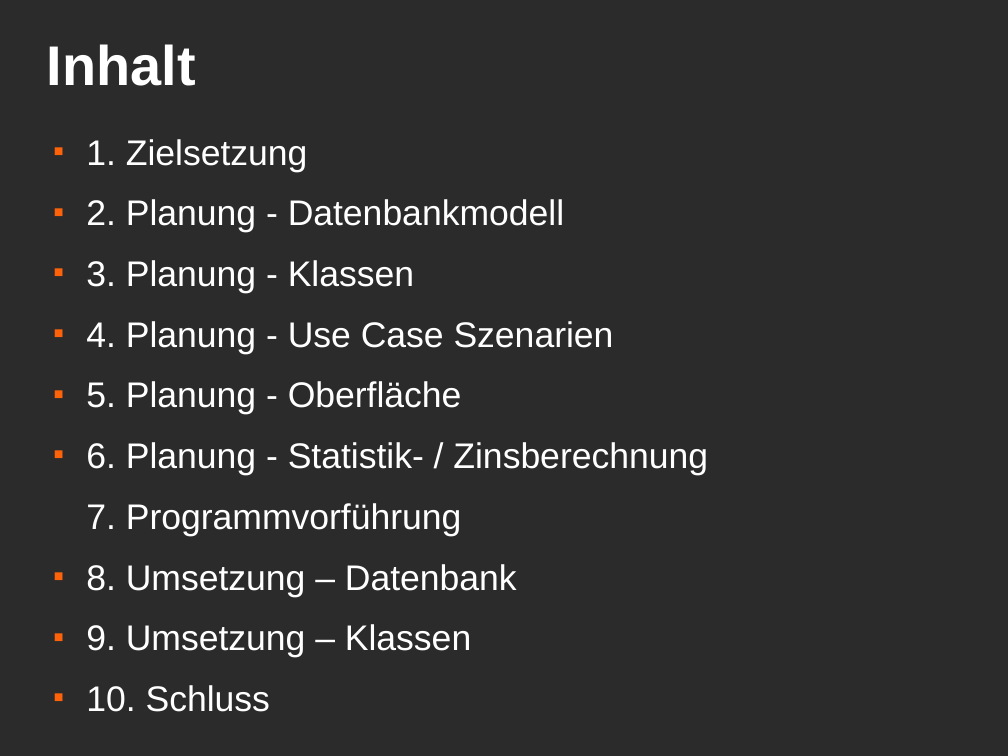
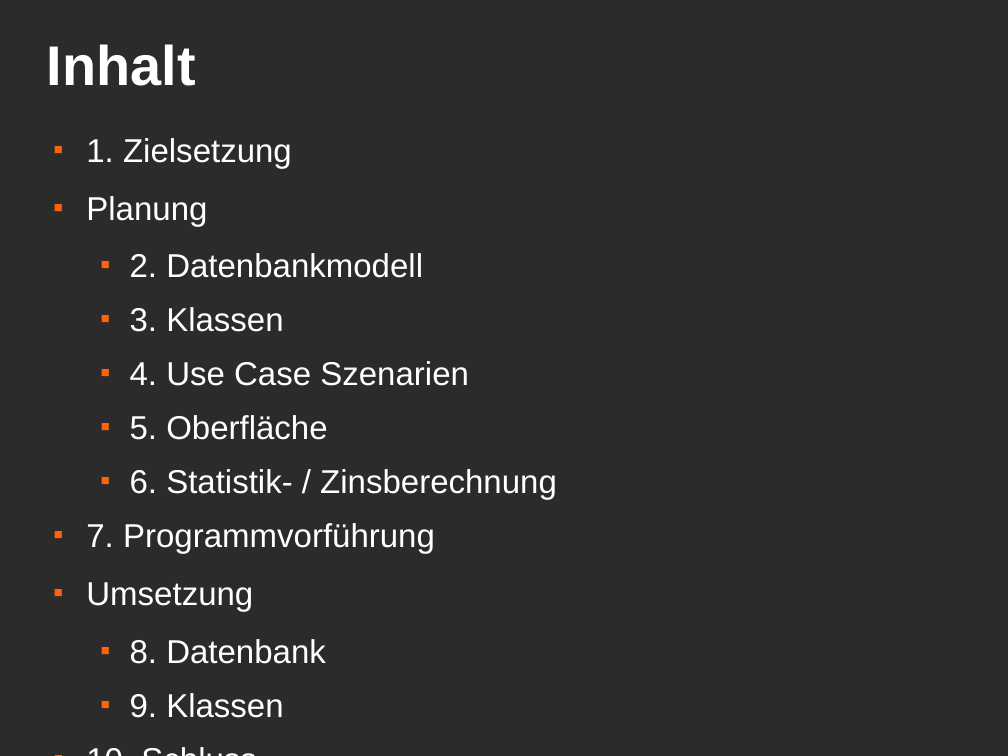
Before and after one commit to MacMuffin/Geldverleih, a slide deck: slide 2 of Geldverleih/geldverleih_präsi.odp. Drawn at 1008x756 pixels with LibreOffice and Linux fonts; fonts in the diff are those of the drawing; background and template pictures are left out; a plain dark background stands for a picture behind light text. Boxes give left, top, right and bottom in pixels: in the first picture for what was removed or moved away, otherwise in the second. Text is boxed around its words. In the diff, an @@ line names an element or a change of style, - is before the commit and + after.

Commit message:
[Improved] Präsentation: Inhalt schöner gemacht + UseCase gesplittet

```diff
--- a/Geldverleih/geldverleih_präsi.odp
+++ b/Geldverleih/geldverleih_präsi.odp
@@ text at [86, 138, 435, 554]: size 28 to 26 pt in "1. Zielsetzung", "7. Programmvorführung", "10. Schluss"; bullet none to ■ @@
@@ text at [86, 196, 557, 500]: text changed; size 28 to 26 pt @@
-■ 2. Planung - Datenbankmodell
-■ 3. Planung - Klassen
-■ 4. Planung - Use Case Szenarien
-■ 5. Planung - Oberfläche
-■ 6. Planung - Statistik- / Zinsberechnung
+■ Planung
+  ■ 2. Datenbankmodell
+  ■ 3. Klassen
+  ■ 4. Use Case Szenarien
+  ■ 5. Oberfläche
+  ■ 6. Statistik- / Zinsberechnung
@@ text at [86, 582, 326, 718]: text changed; size 28 to 26 pt @@
-■ 8. Umsetzung – Datenbank
-■ 9. Umsetzung – Klassen
+■ Umsetzung
+  ■ 8. Datenbank
+  ■ 9. Klassen
```
Also in this commit, not shown: 2 other slides changed, 1 slide added.
